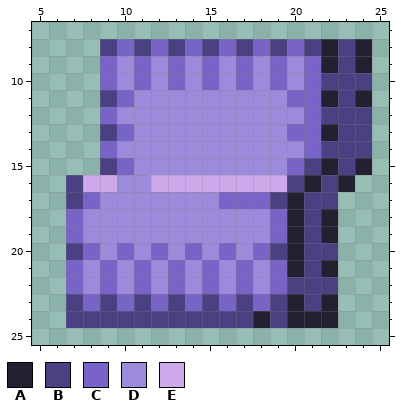
Two versions of one pixel-art sprite, Resources/Textures/Objects/Materials/Sheets/other.rsi/plasma.png. That is the earlier state.
The file is 32x32 pixels. Shown: x 5..25, y 7..25.
Palette (. is transparent): A #251f32  B #494182  C #7864c6  D #9c8bdb  E #ceaaed
Pixels before, first column x 7:
 8 ..BCBCBCBCBCBCBABA
 9 ..CDCDCDCDCDCDCABA
10 ..CDCDCDCDCDCDCBBB
11 ..BCDDDDDDDDDCCABA
12 ..CDDDDDDDDDDDCBBB
13 ..BCDDDDDDDDDCCABB
14 ..CDDDDDDDDDDDCBBB
15 ..BCDDDDDDDDDCBABA
16 BEEDDEEEEEEEEBABA.
17 BCDDDDDDDCCCBABB..
18 CDDDDDDDDDDDCABA..
19 CDDDDDDDDDDDCABA..
20 BCDCDCDCDCDCBABB..
21 CDCDCDCDCDCDCABA..
22 CDCDCDCDCDCDCBBB..
23 BCBCBCBCBCBCBABA..
24 BBBBBBBBBBBABAAA..
After the commit:
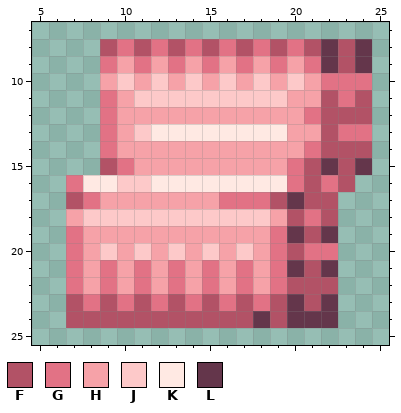
Colours new in this view: F #b25266  G #e27285  H #f6a2a8  J #fdc9c9  K #ffe9e3  L #64364b
The exact change:
Changed rows in their new state; - is an unchanged pixel.
first column x 7:
 8 --FGFGFGFGFGFGFLFL
 9 --GHGHGHGHGHGHGLFL
10 --HJHJHJHJHJHJHGGG
11 --GHJJJJJJJJJHHFGF
12 --GHHHHHHHHHHHGFFF
13 --GHJKKKKKKKKHHFGG
14 --GHHHHHHHHHHHGFFF
15 --FGHHHHHHHHHGFLFL
16 GKKJJKKKKKKKKGFGF-
17 FGHHHHHHHGGGFLFF--
18 HJJJJJJJJJJJHFGF--
19 GHHHHHHHHHHHGLFL--
20 GHJHJHJHJHJHGFGG--
21 GHGHGHGHGHGHGLFL--
22 GHGHGHGHGHGHGFFF--
23 FGFGFGFGFGFGFLFL--
24 FFFFFFFFFFFLFLLL--
